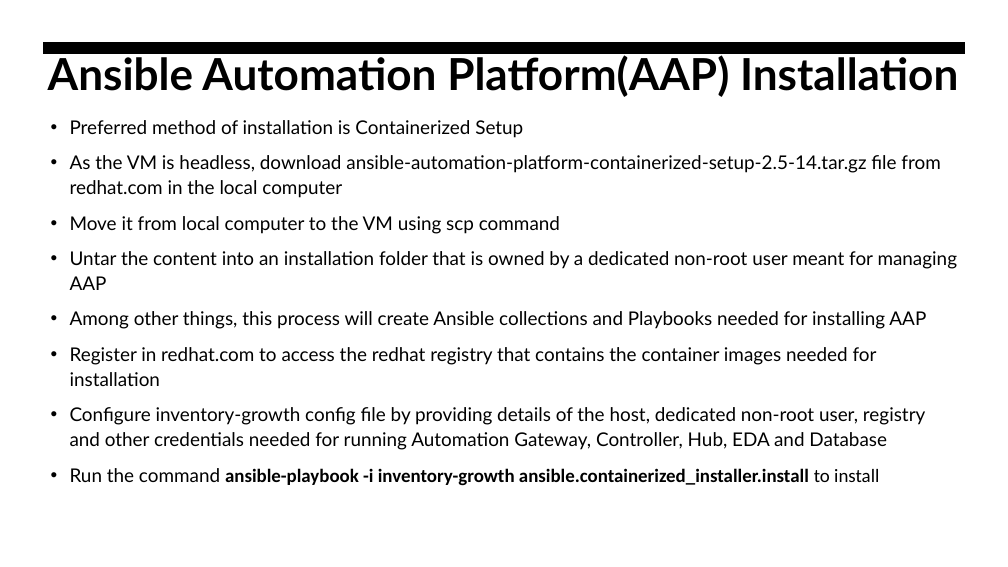
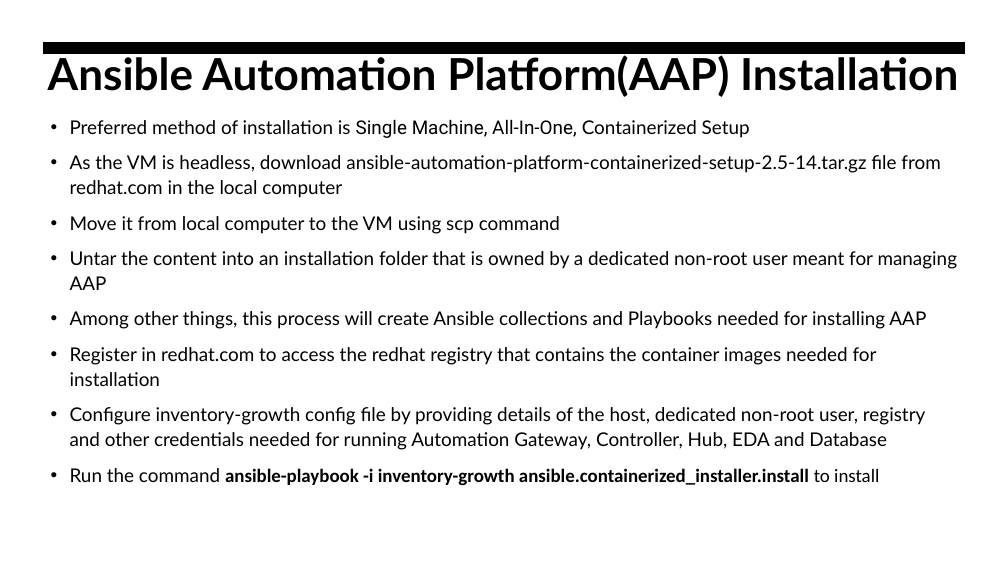
Before and after one commit to sabaripkumar/cloud-tech-assignment, a slide deck: slide 7 of Technical Assignment.pptx. Drawn at 1008x567 pixels with LibreOffice and Linux fonts; fonts in the diff are those of the drawing. Boxes give left, top, right and bottom in pixels: in the first picture for what was removed or moved away, otherwise in the second. Text is boxed around its words. In the diff, an @@ line names an element or a change of style, - is before the commit and + after.

```diff
--- a/Technical Assignment.pptx
+++ b/Technical Assignment.pptx
@@ text at <box>70,119,750,138</box>: text changed @@
-• Preferred method of installation is Containerized Setup
+• Preferred method of installation is Single Machine, All-In-One, Containerized Setup
```
Also in this commit, not shown: 1 other slide changed.
